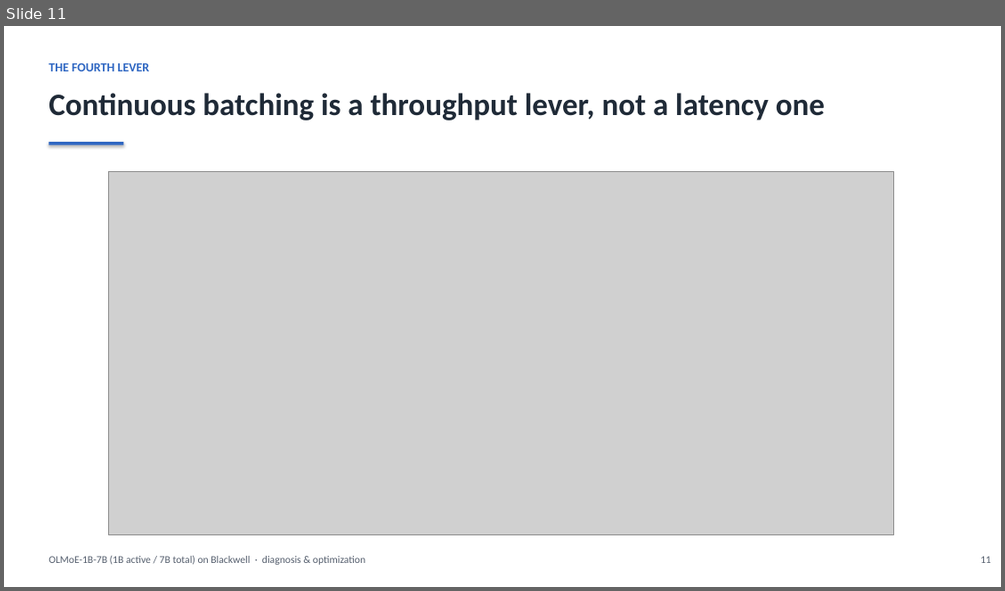
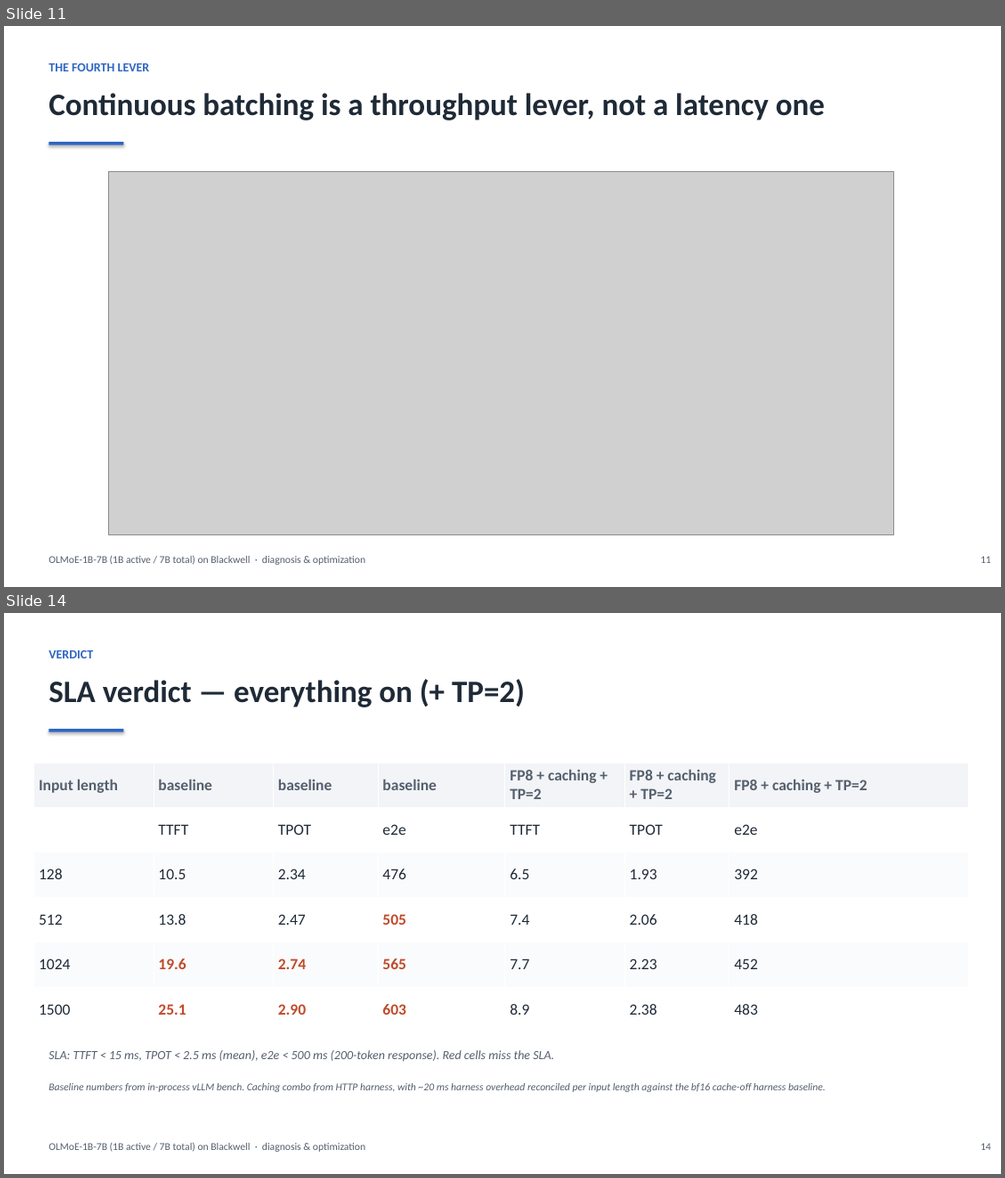
Before and after one commit to harishvs/moe-inference-optimize, a slide deck: talk/deck.pptx. Shown one above the other, each under a label of ours: slide 11 before the commit, slides 11 and 14 after it; the slides between them are not shown. The pictures are 1005x591 and 1005x1178 pixels, drawn with LibreOffice and Linux fonts; fonts in the diff are those of the drawing; grey boxes stand for pictures. Boxes give left, top, right and bottom in pixels: in the first picture for what was removed or moved away, otherwise in the second. Text is boxed around its words. In the diff, an @@ line names an element or a change of style, - is before the commit and + after.

```diff
--- a/talk/deck.pptx
+++ b/talk/deck.pptx
@@ slide 14 added at [4,613,1001,1174], background #FFFFFF @@
@@ text added at [48,650,93,658], 12 pt, text #2E66C2, bold @@
+VERDICT
@@ text added at [48,679,525,707], 30 pt, text #1F2A37, bold @@
+SLA verdict — everything on (+ TP=2)
@@ rectangle added at [48,729,123,732], fill #2E66C2 @@
@@ table added at [34,763,969,1032], 6 rows, 7 columns @@
+Input length | baseline | baseline | baseline | FP8 + caching + TP=2 | FP8 + caching + TP=2 | FP8 + caching + TP=2
+ | TTFT | TPOT | e2e | TTFT | TPOT | e2e
+128 | 10.5 | 2.34 | 476 | 6.5 | 1.93 | 392
+512 | 13.8 | 2.47 | 505 | 7.4 | 2.06 | 418
+1024 | 19.6 | 2.74 | 565 | 7.7 | 2.23 | 452
+1500 | 25.1 | 2.90 | 603 | 8.9 | 2.38 | 483
@@ text added at [48,1050,554,1062], 12 pt, text #555F6E, italic @@
+SLA: TTFT < 15 ms, TPOT < 2.5 ms (mean), e2e < 500 ms (200-token response). Red cells miss the SLA.
@@ text added at [48,1083,825,1092], 10 pt, text #555F6E, italic @@
+Baseline numbers from in-process vLLM bench. Caching combo from HTTP harness, with ~20 ms harness overhead reconciled per input length against the bf16 cache-off harness baseline.
@@ text added at [48,1142,365,1151], 10 pt, text #555F6E @@
+OLMoE-1B-7B (1B active / 7B total) on Blackwell · diagnosis & optimization
@@ text added at [980,1143,991,1150], 10 pt, text #555F6E @@
+14
```
Also in this commit, not shown: 10 slides changed, 2 other slides added, 54 other files.
